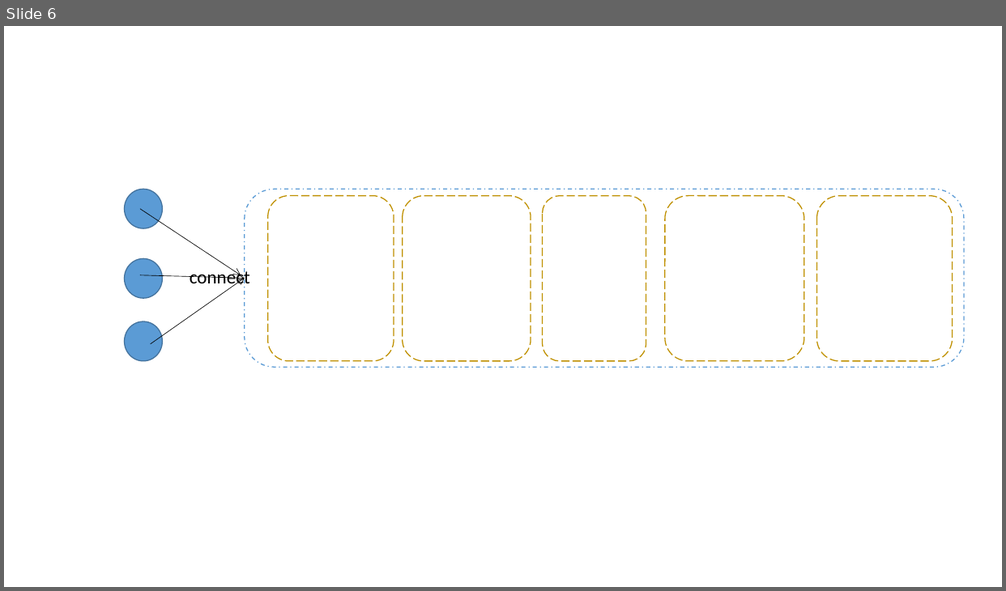
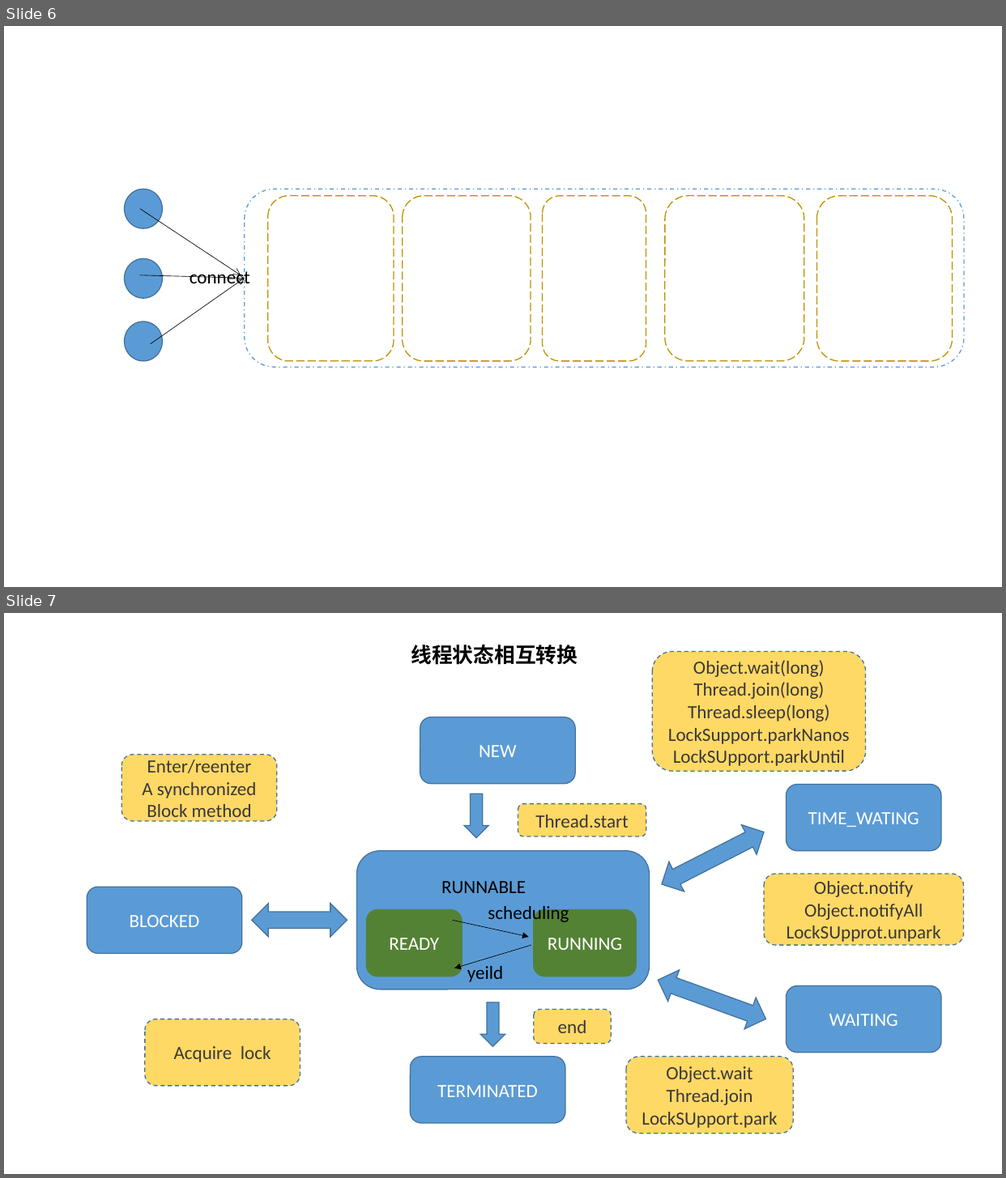
Before and after one commit to MrEric125/louis-coub, a slide deck: note/document.pptx. Shown one above the other, each under a label of ours: slide 6 before the commit, slides 6 and 7 after it. The pictures are 1006x591 and 1006x1178 pixels, drawn with LibreOffice and Linux fonts; fonts in the diff are those of the drawing. Boxes give left, top, right and bottom in pixels: in the first picture for what was removed or moved away, otherwise in the second. Text is boxed around its words. In the diff, an @@ line names an element or a change of style, - is before the commit and + after.

Commit message:
添加多线程初始相关文件

```diff
--- a/note/document.pptx
+++ b/note/document.pptx
@@ slide 7 added at (4, 613, 1002, 1174), background #FFFFFF @@
@@ text added at (411, 645, 578, 665), 20 pt, text #000000, bold @@
+线程状态相互转换
@@ rounded rectangle added at (652, 651, 866, 771), fill #FFD966, outline #43739E 1 pt dashed, 18 pt, text #3B3838 @@
+Object.wait(long)
+Thread.join(long)
+Thread.sleep(long)
+LockSupport.parkNanos
+LockSUpport.parkUntil
@@ rounded rectangle added at (420, 717, 575, 784), fill #5B9BD5, outline #43739E 1 pt, 18 pt, text #FFFFFF @@
+NEW
@@ rounded rectangle added at (121, 755, 276, 821), fill #FFD966, outline #43739E 1 pt dashed, 18 pt, text #3B3838 @@
+Enter/reenter
+A synchronized
+Block method
@@ down arrow added at (464, 794, 489, 838), fill #5B9BD5, outline #43739E 1 pt @@
@@ rounded rectangle added at (518, 804, 646, 837), fill #FFD966, outline #43739E 1 pt dashed, 18 pt, text #3B3838 @@
+Thread.start
@@ rounded rectangle added at (786, 785, 941, 851), fill #5B9BD5, outline #43739E 1 pt, 18 pt, text #FFFFFF @@
+TIME_WATING
@@ left right arrow added at (654, 817, 771, 899), fill #5B9BD5, outline #43739E 1 pt @@
@@ rounded rectangle added at (356, 851, 650, 990), fill #5B9BD5, outline #43739E 1 pt @@
@@ rounded rectangle added at (764, 874, 964, 944), fill #FFD966, outline #43739E 1 pt dashed, 18 pt, text #3B3838 @@
+Object.notify
+Object.notifyAll
+LockSUpprot.unpark
@@ rounded rectangle added at (87, 887, 242, 954), fill #5B9BD5, outline #43739E 1 pt, 18 pt, text #FFFFFF @@
+BLOCKED
@@ left right arrow added at (252, 904, 347, 936), fill #5B9BD5, outline #43739E 1 pt @@
@@ text added at (441, 881, 526, 893), 18 pt, text #000000 @@
+RUNNABLE
@@ rounded rectangle added at (366, 910, 462, 977), fill #548235, outline #548235 1 pt, 18 pt, text #FFFFFF @@
+READY
@@ arrow added from (453, 921) to (529, 937), #000000 0.5 pt @@
@@ text added at (488, 906, 569, 924), 18 pt, text #000000 @@
+scheduling
@@ rounded rectangle added at (534, 910, 637, 977), fill #548235, outline #548235 1 pt, 18 pt, text #FFFFFF @@
+RUNNING
@@ arrow added from (531, 945) to (454, 969), #000000 0.5 pt @@
@@ text added at (467, 963, 503, 982), 18 pt, text #000000 @@
+yeild
@@ left right arrow added at (652, 965, 771, 1034), fill #5B9BD5, outline #43739E 1 pt @@
@@ rounded rectangle added at (786, 986, 941, 1053), fill #5B9BD5, outline #43739E 1 pt, 18 pt, text #FFFFFF @@
+WAITING
@@ rounded rectangle added at (145, 1020, 300, 1086), fill #FFD966, outline #43739E 1 pt dashed, 18 pt, text #3B3838 @@
+Acquire lock
@@ down arrow added at (481, 1003, 505, 1047), fill #5B9BD5, outline #43739E 1 pt @@
@@ rounded rectangle added at (534, 1010, 612, 1044), fill #FFD966, outline #43739E 1 pt dashed, 18 pt, text #3B3838 @@
+end
@@ rounded rectangle added at (411, 1057, 565, 1123), fill #5B9BD5, outline #43739E 1 pt, 18 pt, text #FFFFFF @@
+TERMINATED
@@ rounded rectangle added at (626, 1057, 793, 1134), fill #FFD966, outline #43739E 1 pt dashed, 18 pt, text #3B3838 @@
+Object.wait
+Thread.join
+LockSUpport.park
```
Also in this commit, not shown: 24 other files.
